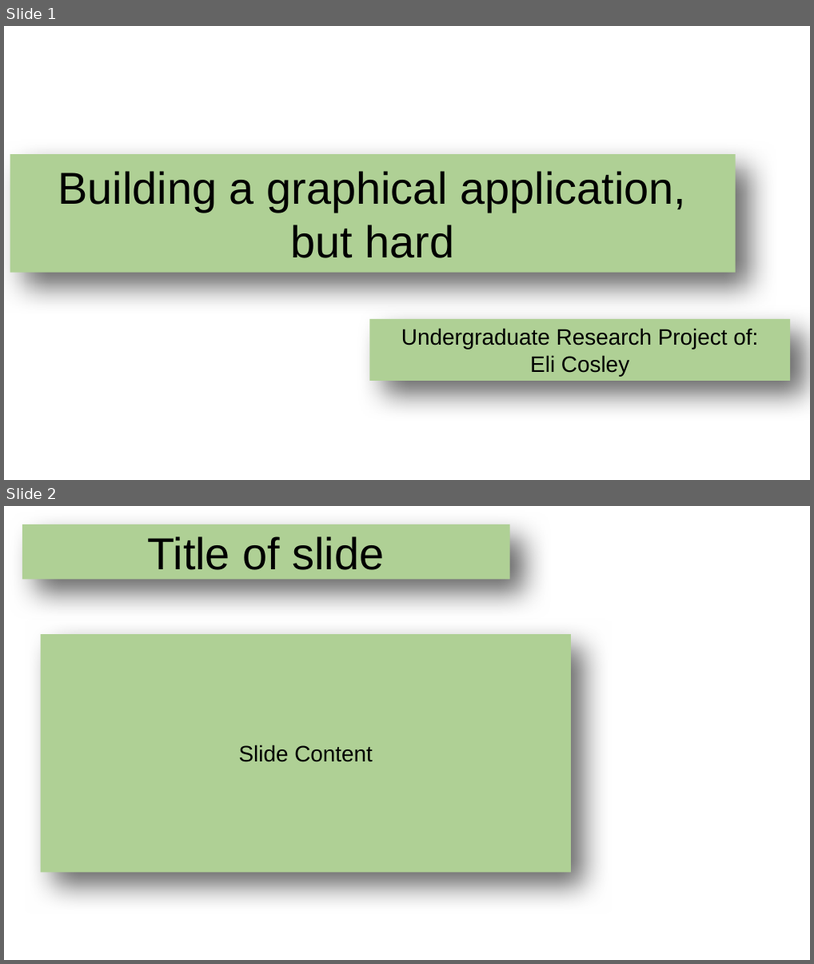
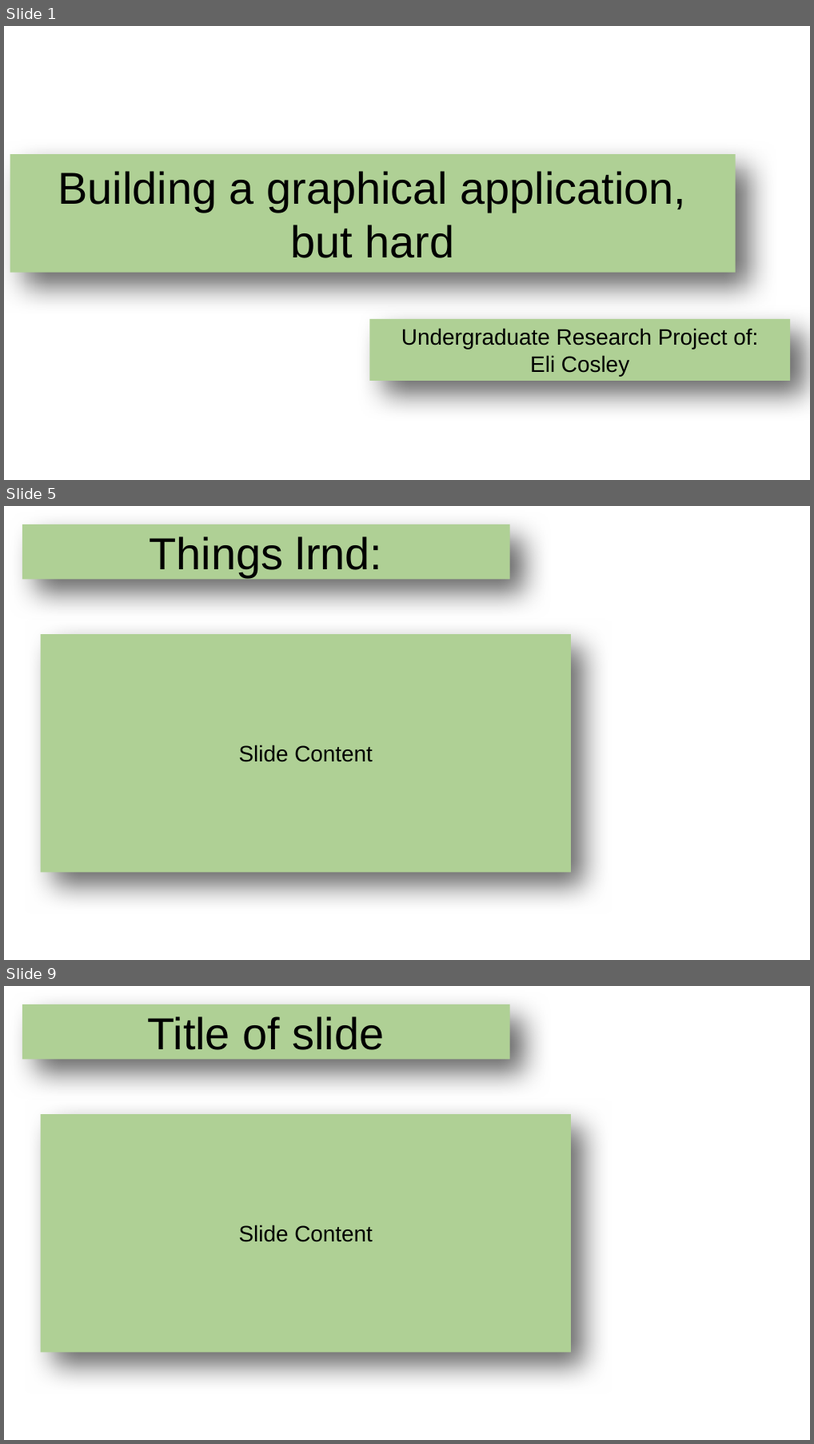
Before and after one commit to echoofskyz/ugrproj, a slide deck: docs/presentation.odp. Shown one above the other, each under a label of ours: slides 1 and 2 before the commit, slides 1, 5 and 9 after it; the slides between them are not shown. The pictures are 814x964 and 814x1444 pixels, drawn with LibreOffice and Linux fonts; fonts in the diff are those of the drawing; background and template pictures are left out. Boxes give left, top, right and bottom in pixels: in the first picture for what was removed or moved away, otherwise in the second. Text is boxed around its words. In the diff, an @@ line names an element or a change of style, - is before the commit and + after.

```diff
--- a/docs/presentation.odp
+++ b/docs/presentation.odp
@@ slide 5 added at box(4, 506, 810, 960), background picture (left out) @@
@@ title added at box(22, 524, 510, 579), fill #AFD095, 44 pt, text #000000 @@
+Things lrnd:
@@ title added at box(41, 634, 571, 872), fill #AFD095, 22 pt, text #000000 @@
+Slide Content
@@ what was slide 2 is now slide 9 @@
```
Also in this commit, not shown: 6 other slides added, 7 other files.
